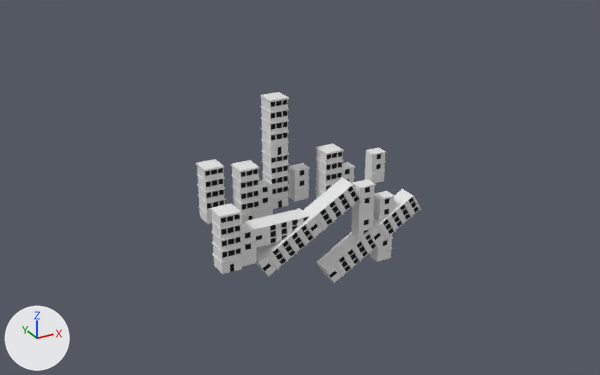
Before and after pictures for a commit that changed the FBX model Assets/Mesh/Timlee/TimLee_outdoor/TimLee_outdoor.fbx.
Before and after are seen from a 50 mm camera at (-387.0, -943.0, 532.0) aimed at (180.0, 87.0, 17.0). Lighting does not change. The marker at lower left points along +X, +Y and +Z. Where no turn or scale is listed for an object, it has been applied to the vertices.
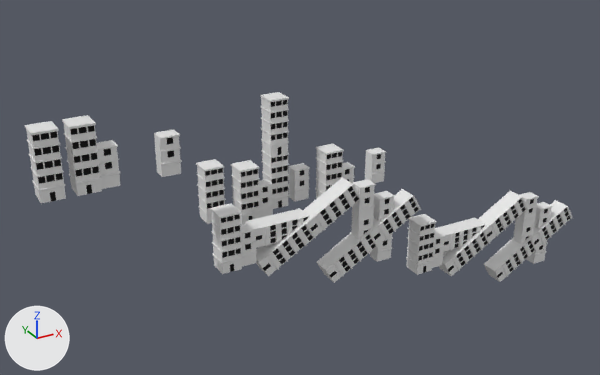
The newer file is also turned or shifted as a whole; pictures and numbers use the older file's frame.

What changed in the scene script:
```text
Add ob_cube_029:
    ob_cube_029 = bpy.data.objects.new('Cube.029', me_cube_053.copy())  # the mesh of ob_cube_020
    ob_cube_029.location = (389.0, 7.0, -90.0)
Add ob_cube_019:
    ob_cube_019 = bpy.data.objects.new('Cube.019', me_cube_058.copy())  # the mesh of ob_cube_025
    ob_cube_019.location = (-86.0, 0.0, 121.0)
Add ob_cube_031:
    ob_cube_031 = bpy.data.objects.new('Cube.031', me_cube_062.copy())  # the mesh of ob_cube_022
    ob_cube_031.location = (509.0, 0.0, -181.0)
Add ob_cube_017:
    ob_cube_017 = bpy.data.objects.new('Cube.017', me_cube_033.copy())  # the mesh of ob_cube_009
    ob_cube_017.location = (-210.0, 0.0, 121.0)
Add ob_cube_018:
    ob_cube_018 = bpy.data.objects.new('Cube.018', me_cube_057.copy())  # the mesh of ob_cube_024
    ob_cube_018.location = (-166.0, 0.0, 121.0)
Add ob_cube_027:
    ob_cube_027 = bpy.data.objects.new('Cube.027', me_cube_057.copy())  # the mesh of ob_cube_024
    ob_cube_027.location = (351.0, 0.0, -129.0)
Add ob_cube_030:
    ob_cube_030 = bpy.data.objects.new('Cube.030', me_cube_061.copy())  # the mesh of ob_cube_021
    ob_cube_030.location = (583.0, 0.0, -182.0)
Add ob_cube_028:
    ob_cube_028 = bpy.data.objects.new('Cube.028', me_cube_061.copy())  # the mesh of ob_cube_021
    ob_cube_028.location = (547.0, 0.0, -155.0)
Add ob_cube_026:
    ob_cube_026 = bpy.data.objects.new('Cube.026', me_cube_059.copy())  # the mesh of ob_cube_014
    ob_cube_026.location = (399.0, 0.0, -139.0)
```

What differs and where, as boxes [x1, y1, x2, y2] in the pictures (600 x 375 px):
'Cube.018', added
    after: [62, 115, 121, 196]
'Cube.017', added
    after: [25, 121, 66, 203]
'Cube.026', added
    after: [439, 191, 528, 276]
'Cube.031', added
    after: [484, 200, 572, 282]
'Cube.027', added
    after: [406, 214, 445, 275]
'Cube.019', added
    after: [154, 129, 182, 177]
'Cube.029', added
    after: [435, 217, 487, 252]
'Cube.028', added
    after: [513, 192, 539, 244]
'Cube.030', added
    after: [526, 202, 553, 264]
